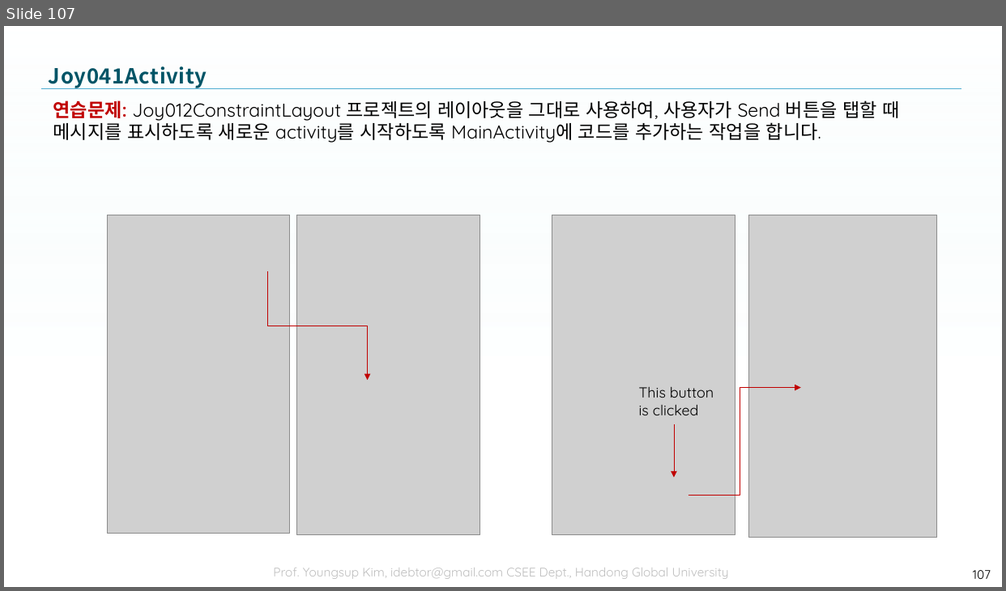
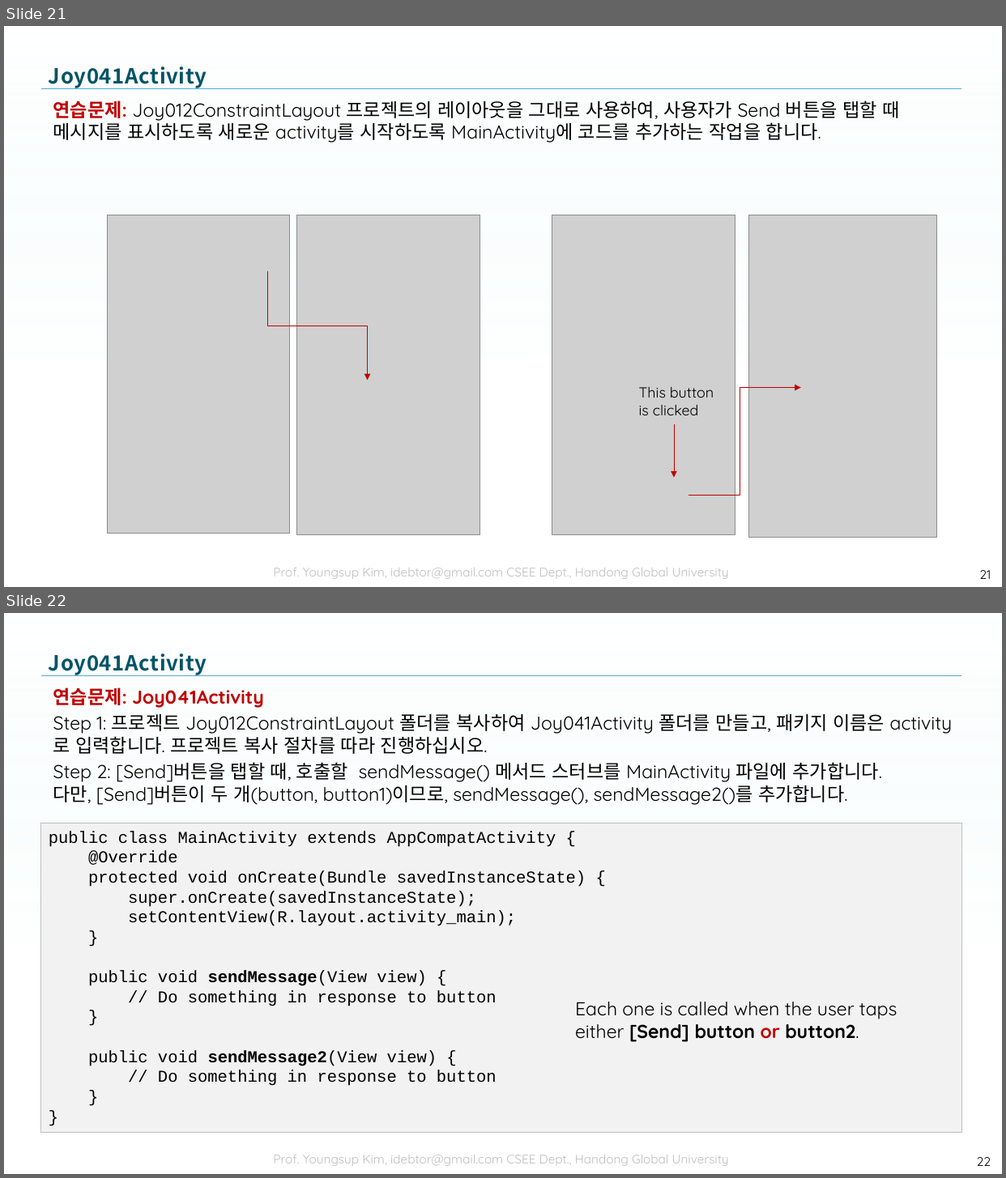
Before and after one commit to tae7841/HuStarAS, a slide deck: ppts/04Activity.pptx. Shown one above the other, each under a label of ours: slide 107 before the commit, slides 21 and 22 after it. The pictures are 1006x591 and 1006x1178 pixels, drawn with LibreOffice and Linux fonts; fonts in the diff are those of the drawing; grey boxes stand for pictures; background and template pictures are left out. Boxes give left, top, right and bottom in pixels: in the first picture for what was removed or moved away, otherwise in the second. Text is boxed around its words. In the diff, an @@ line names an element or a change of style, - is before the commit and + after.

```diff
--- a/ppts/04Activity.pptx
+++ b/ppts/04Activity.pptx
@@ slide 22 added at (4, 613, 1002, 1174), background picture (left out); not listed: 3 template elements that a slide beside it also shows @@
@@ title added at (49, 653, 207, 676), 20 pt, text gradient #005466 to #005061 to #003E4B, bold @@
+Joy041Activity
@@ text added at (53, 688, 884, 805), 18 pt, text #000000 @@
+연습문제: Joy041Activity
+Step 1: 프로젝트 Joy012ConstraintLayout 폴더를 복사하여 Joy041Activity 폴더를 만들고, 패키지 이름은 activity로 입력합니다. 프로젝트 복사 절차를 따라 진행하십시오.
+Step 2: [Send]버튼을 탭할 때, 호출할 sendMessage() 메서드 스터브를 MainActivity 파일에 추가합니다.
+다만, [Send]버튼이 두 개(button, button1)이므로, sendMessage(), sendMessage2()를 추가합니다.
@@ rectangle added at (41, 824, 962, 1133), fill #F2F2F2, outline #BFBFBF 0.75 pt, 16 pt, text #000000 @@
+public class MainActivity extends AppCompatActivity {
+@Override
+protected void onCreate(Bundle savedInstanceState) {
+super.onCreate(savedInstanceState);
+setContentView(R.layout.activity_main);
+}
+public void sendMessage(View view) {
+// Do something in response to button
+}
+public void sendMessage2(View view) {
+// Do something in response to button
+}
+}
@@ text added at (575, 1002, 897, 1042), 18 pt, text #000000 @@
+Each one is called when the user taps either [Send] button or button2.
@@ page number added at (977, 1157, 991, 1166), 12 pt, text #000000 @@
+22
@@ what was slide 107 is now slide 21 @@
@@ page number at (979, 570, 991, 579): text changed @@
-107
+21
```
Also in this commit, not shown: 8 other slides added.
